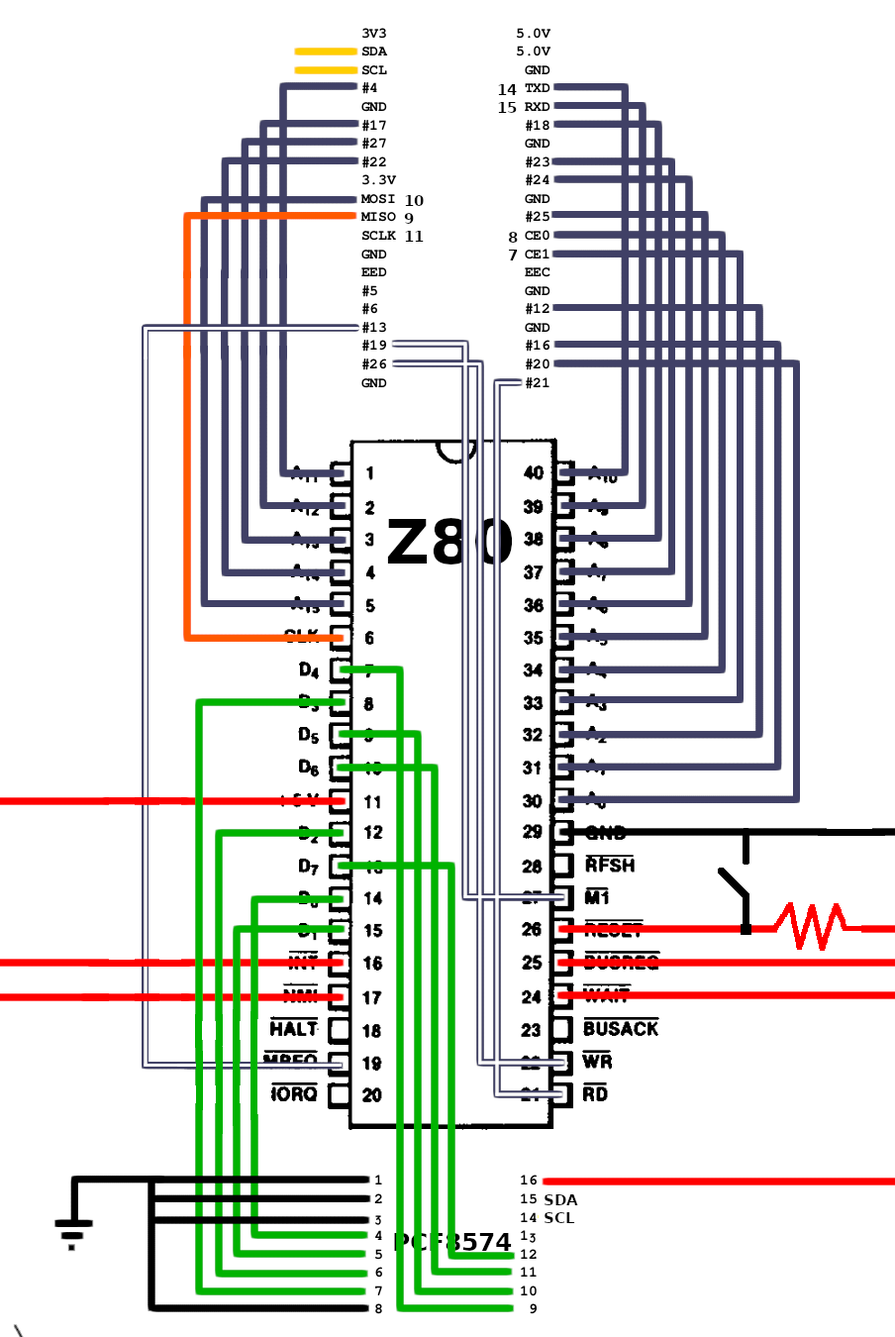
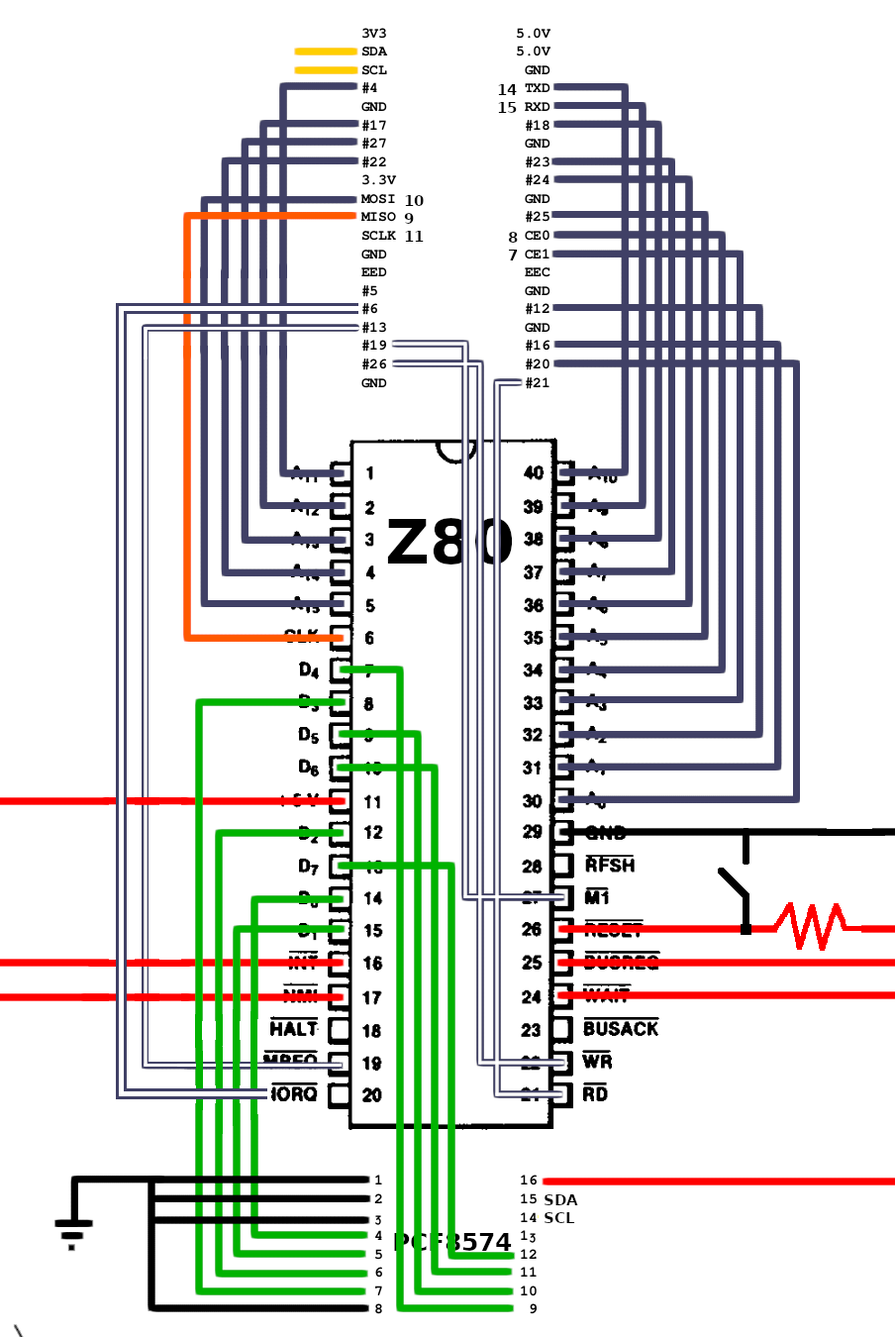
Revision of a layered 895×1337 image; what changed, layer by layer:
painted on "wiringZ80.png" over [115, 302, 359, 1099]
